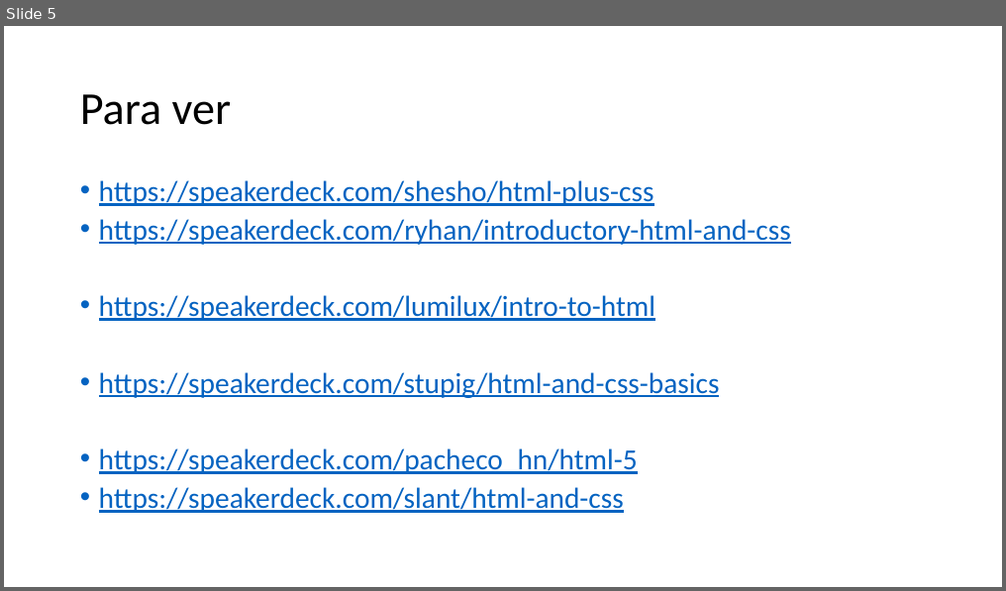
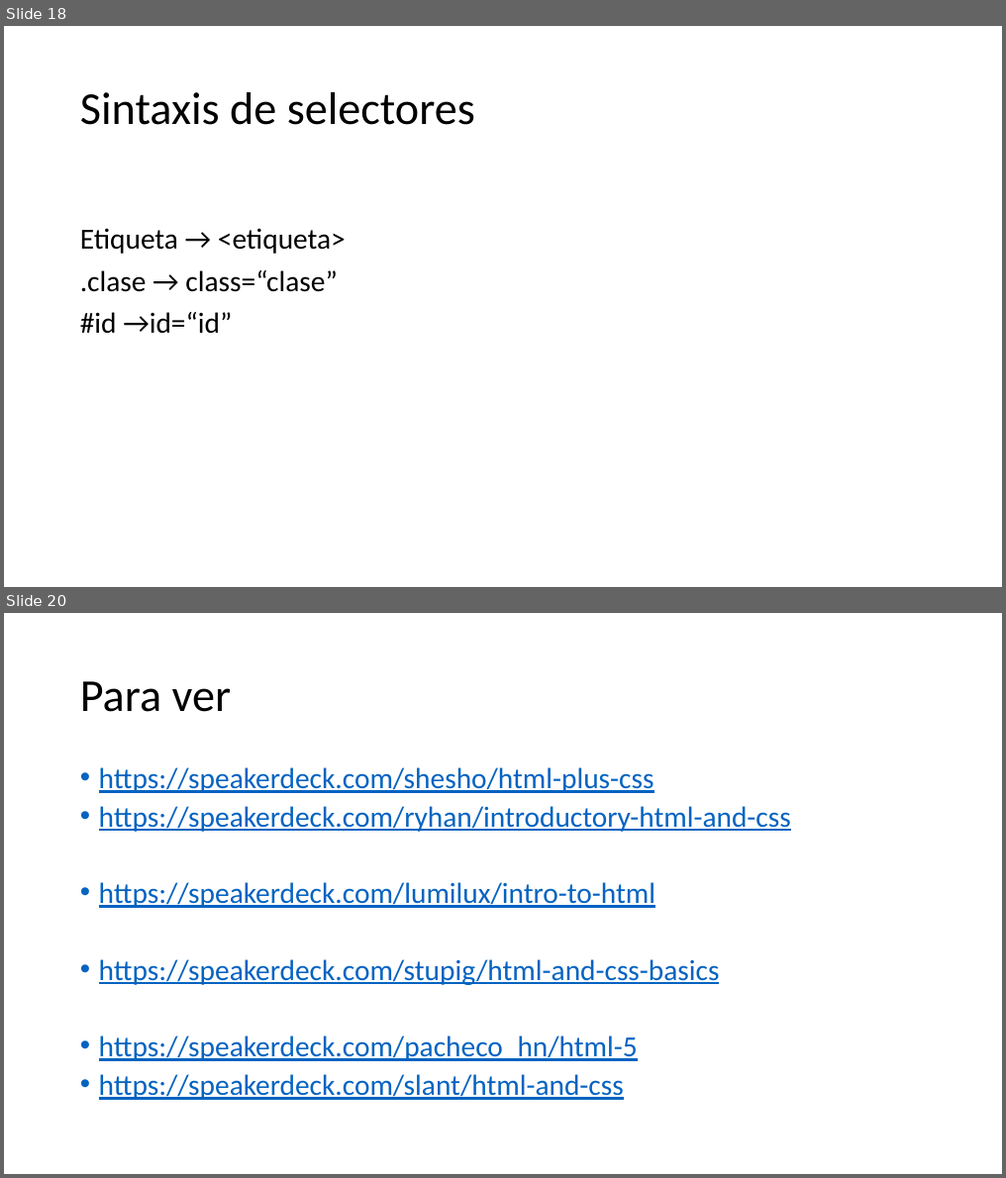
Before and after one commit to Nuevas-Tecnologias-FIUBA/Clase-HTML-CSS, a slide deck: Slides/Clase.pptx. Shown one above the other, each under a label of ours: slide 5 before the commit, slides 18 and 20 after it; the slides between them are not shown. The pictures are 1006x591 and 1006x1178 pixels, drawn with LibreOffice and Linux fonts; fonts in the diff are those of the drawing. Boxes give left, top, right and bottom in pixels: in the first picture for what was removed or moved away, otherwise in the second. Text is boxed around its words. In the diff, an @@ line names an element or a change of style, - is before the commit and + after.

Commit message:
# Agregadas algunas partes de la clase muy básicas

```diff
--- a/Slides/Clase.pptx
+++ b/Slides/Clase.pptx
@@ slide 18 added at (4,26,1002,587), background #FFFFFF @@
@@ title added at (80,92,475,125), 44 pt, text #000000 @@
+Sintaxis de selectores
@@ text added at (80,228,346,334), 28 pt, text #000000 @@
+Etiqueta → <etiqueta>
+.clase → class=“clase”
+#id →id=“id”
@@ what was slide 5 is now slide 20 @@
```
Also in this commit, not shown: 14 other slides added.
